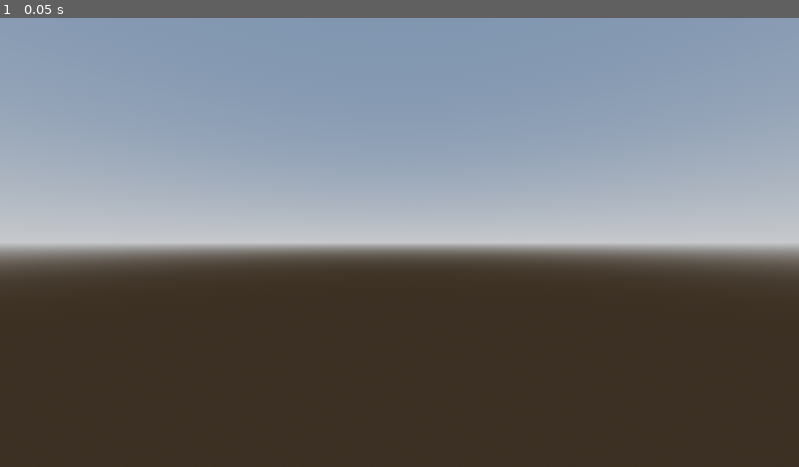
Above: before the commit, frame 1.
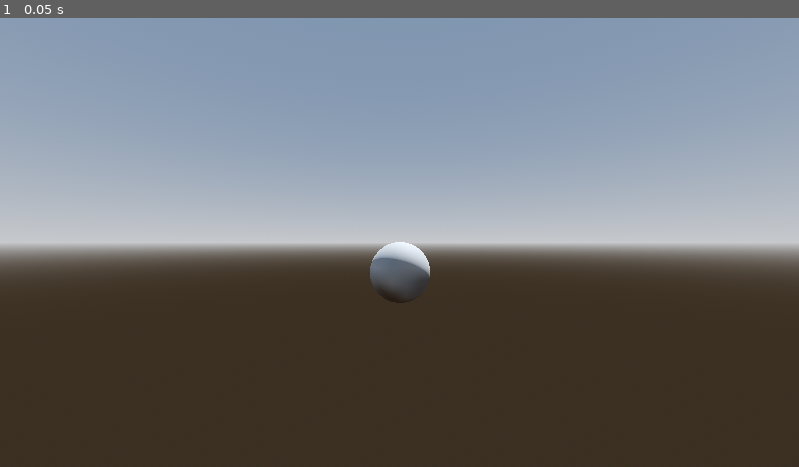
Above: after the commit, the same moment.

Repository: Wavero/Physics
Game: Godot game, scene res://Level.tscn
Same seed, same stepped clock (60 frames per second), same inputs: the game is played once before the commit and once after it.
Inputs:
- Up to frame 1 (0.05 s): no input

The runs differ from the first frame. In frame 1, 0.6% of the frame differs, in the area x 46-54%, y 49-64%.

Commit message:
Trying stuff out

Diff:
--- a/spherecollision/Level.tscn
+++ b/spherecollision/Level.tscn
@@ -25,7 +25,6 @@
 environment = SubResource("Environment_iw4le")
 
 [node name="Sphere" parent="." instance=ExtResource("1_t4iwo")]
-transform = Transform3D(1, 0, 0, 0, 1, 0, 0, 0, 1, 6, 12, 5)
 
 [node name="Camera" type="Camera3D" parent="."]
 transform = Transform3D(1, 0, 0, 0, 1, 0, 0, 0, 1, 0, 0.96453, 4.85349)
--- a/spherecollision/project.godot
+++ b/spherecollision/project.godot
@@ -12,5 +12,5 @@
 
 config/name="SphereCollision"
 run/main_scene="res://Level.tscn"
-config/features=PackedStringArray("4.3", "Forward Plus")
+config/features=PackedStringArray("4.2", "Forward Plus")
 config/icon="res://icon.svg"
